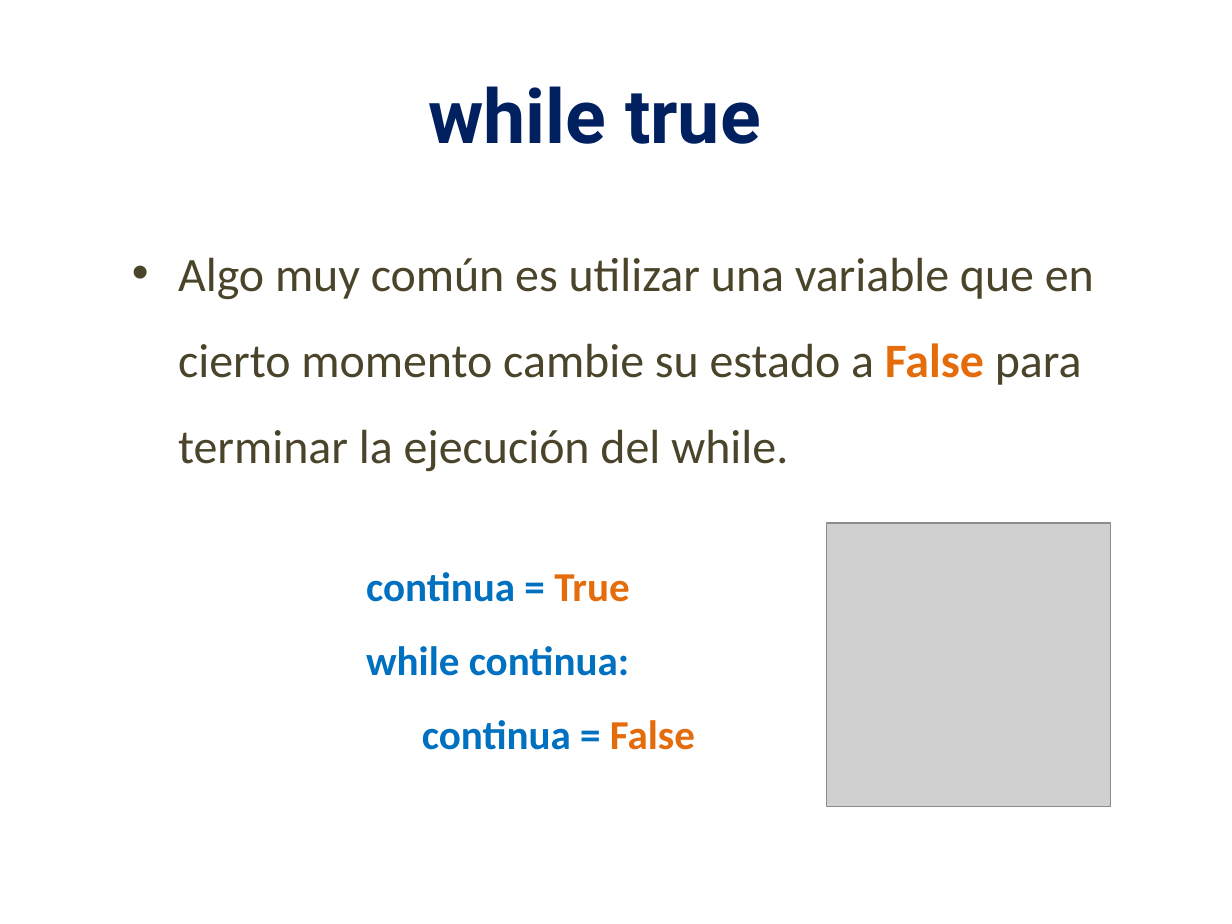
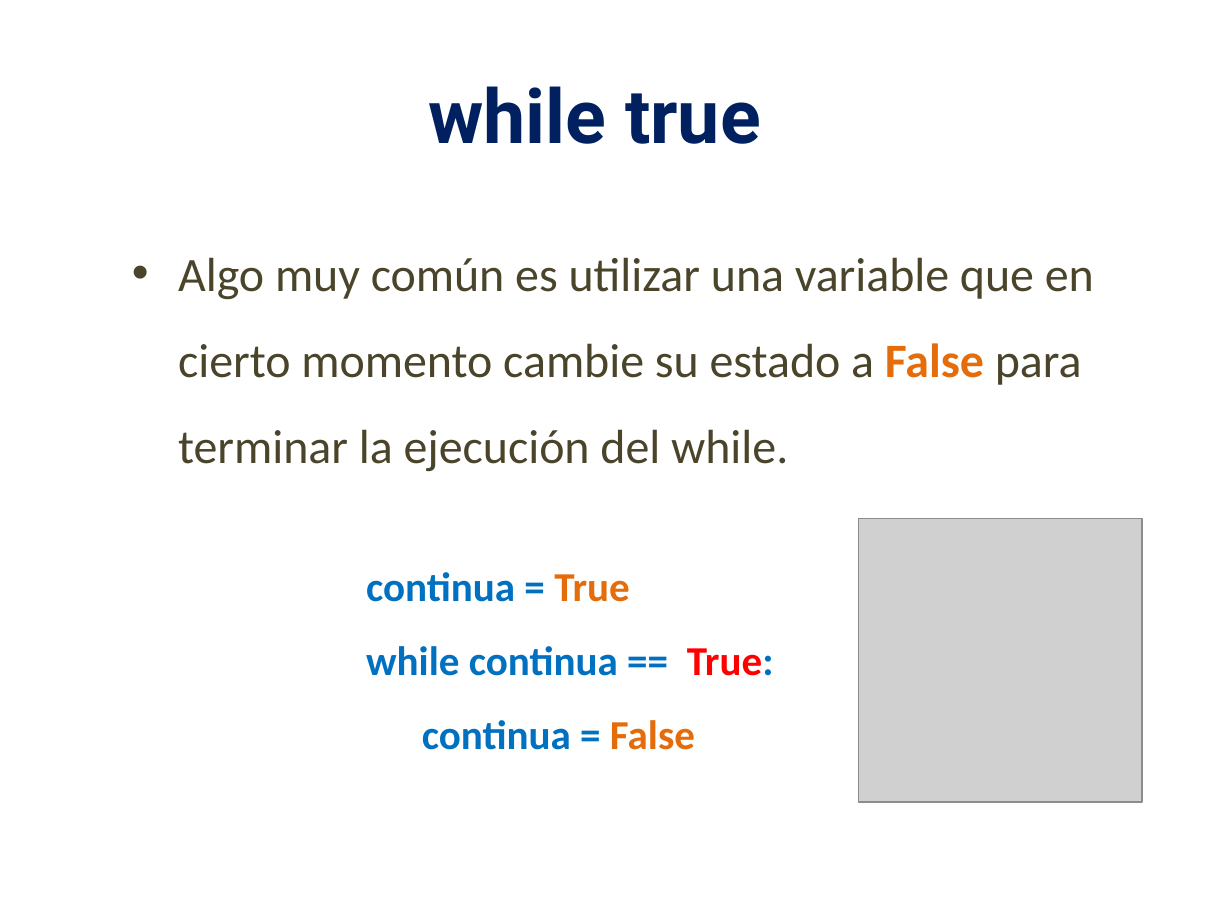
Before and after one commit to lizetheP/PensamientoC, a slide deck: slide 4 of CalendarioAgo21/presentaciones/8_For.pptx. Drawn at 1232x924 pixels with LibreOffice and Linux fonts; fonts in the diff are those of the drawing; grey boxes stand for pictures. Boxes give left, top, right and bottom in pixels: in the first picture for what was removed or moved away, otherwise in the second. Text is boxed around its words. In the diff, an @@ line names an element or a change of style, - is before the commit and + after.

```diff
--- a/CalendarioAgo21/presentaciones/8_For.pptx
+++ b/CalendarioAgo21/presentaciones/8_For.pptx
@@ picture: place and size @@
-picture at box(827, 522, 1110, 806)
+picture at box(859, 519, 1142, 802)
@@ text at box(366, 646, 774, 676): text changed @@
-while continua:
+while continua == True:
```
Also in this commit, not shown: 1 other slide changed, 1 other file.
